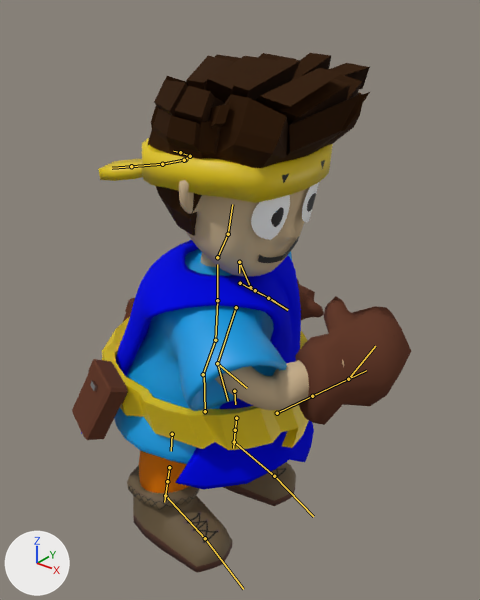
A saved change to the Blender file Assets/Models/LevelObjects/Entities/Player/Player.blend.
Rendered twice from a camera (50 mm lens) standing at (1.61, -1.76, 2.15) and looking at (0.09, 0.14, 0.97). Arrows for +X, +Y and +Z are at lower left; the lights stay in place. Both versions are drawn at frame 0 of the action 'LowerShield'; the numbers are the values there. The bones that bend it are drawn over the model as lines.

The first picture shows 'Belt', 'Body', 'Coat', 'Face', 'Hair', 'HeadBand'.
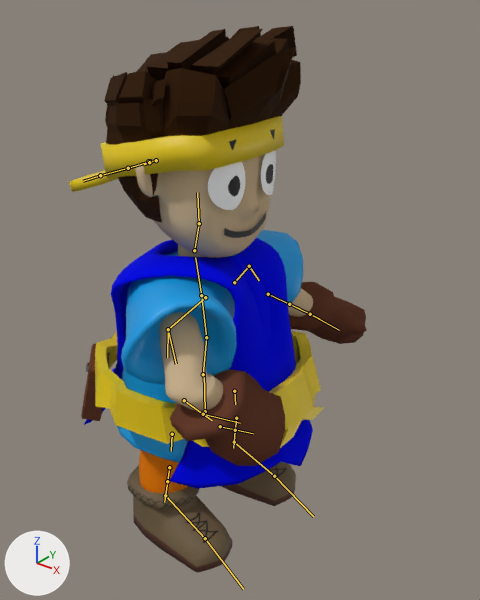
Pixel boxes [x1, y1, x2, y2] of what changed, in the pictures (480 x 600 px):
'Body', posed (15% narrower, 7% taller): before [114, 180, 411, 573]; after [116, 154, 367, 573]
'Hair', posed (11% narrower, 7% taller): before [148, 53, 370, 236]; after [104, 26, 301, 222]
'Coat', posed: before [81, 240, 314, 489]; after [84, 237, 313, 489]
'Belt', posed: before [72, 298, 309, 450]; after [81, 329, 324, 448]
'HeadBand', posed: before [98, 138, 333, 203]; after [69, 116, 284, 192]
'Face', posed (8% narrower): before [251, 160, 325, 263]; after [208, 129, 276, 238]
bone 'spine_01.x', root to tip: before (203, 374) to (215, 340); after (203, 374) to (206, 337)
bone 'spine_02.x', root to tip: before (215, 340) to (217, 300); after (206, 337) to (201, 295)
bone 'neck.x', root to tip: before (217, 257) to (228, 234); after (194, 250) to (199, 223)
bone 'shoulder.r', root to tip: before (236, 307) to (217, 363); after (205, 297) to (168, 329)
bone 'arm_stretch.r', root to tip: before (217, 363) to (247, 388); after (168, 329) to (176, 364)
bone 'arm_twist.r', root to tip: before (217, 363) to (228, 401); after (168, 329) to (167, 357)
bone 'forearm_stretch.r', root to tip: before (277, 413) to (330, 387); after (184, 400) to (212, 420)
bone 'forearm_twist.r', root to tip: before (312, 396) to (366, 370); after (203, 414) to (240, 423)
bone 'hand.r', root to tip: before (348, 379) to (375, 346); after (220, 426) to (253, 433)

What the commit changed:
Bone 'spine_01.x' (bone_spine_01_x) turns from (11, 26, 0) to (0, 0, 0) degrees about its own x, y and z.
Bone 'spine_02.x' (bone_spine_02_x) turns from (0, -7, 0) to (0, 0, 0) degrees about its own x, y and z.
Bone 'neck.x' (bone_neck_x) turns from (-1, -19, 7) to (0, 0, 0) degrees about its own x, y and z.
Bone 'shoulder.r' (bone_shoulder_r) turns from (-3, -6, 35) to (9, -11, 41) degrees about its own x, y and z.
Bone 'arm_stretch.r' (bone_arm_stretch_r) turns from (-7, -16, 54) to (-20, -96, 43) degrees about its own x, y and z.
Bone 'arm_twist.r' (bone_arm_twist_r) turns from (-19, 59, -50) to (-23, 72, -42) degrees about its own x, y and z.
Bone 'forearm_stretch.r' (bone_forearm_stretch_r) turns from (30, 41, 53) to (24, 50, 72) degrees about its own x, y and z.
Bone 'forearm_twist.r' (bone_forearm_twist_r) turns from (0, 0, 0) to (13, -12, 7) degrees about its own x, y and z.
Bone 'hand.r' (bone_hand_r) turns from (-45, -13, 19) to (13, -13, 7) degrees about its own x, y and z.
